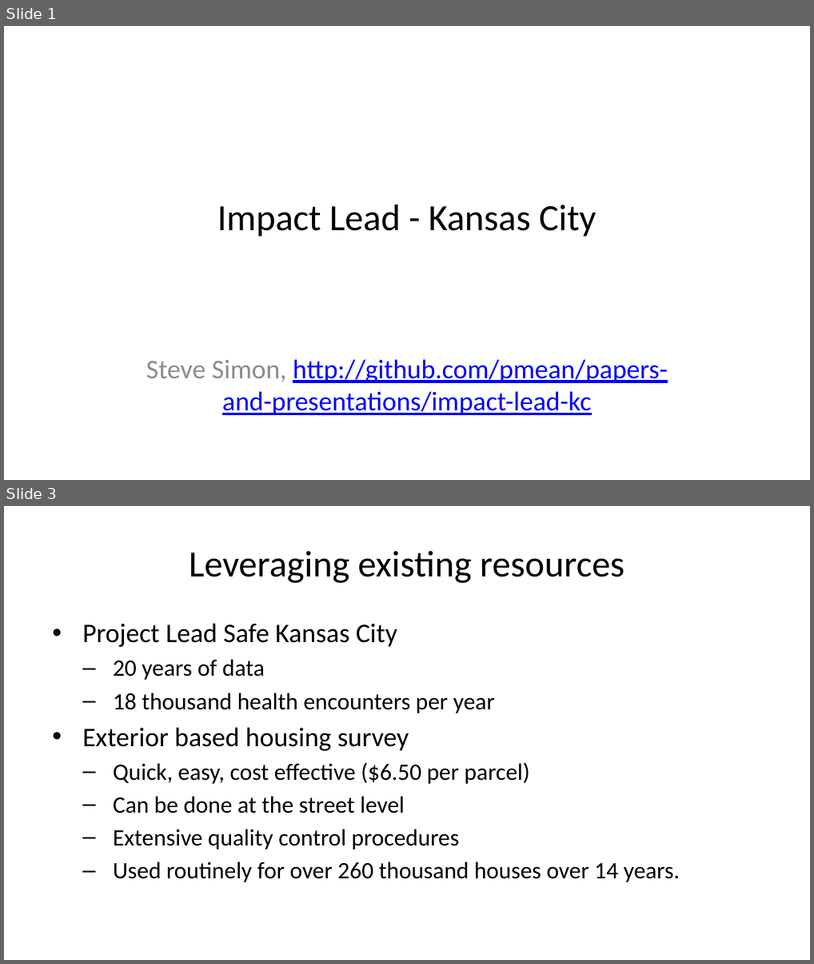
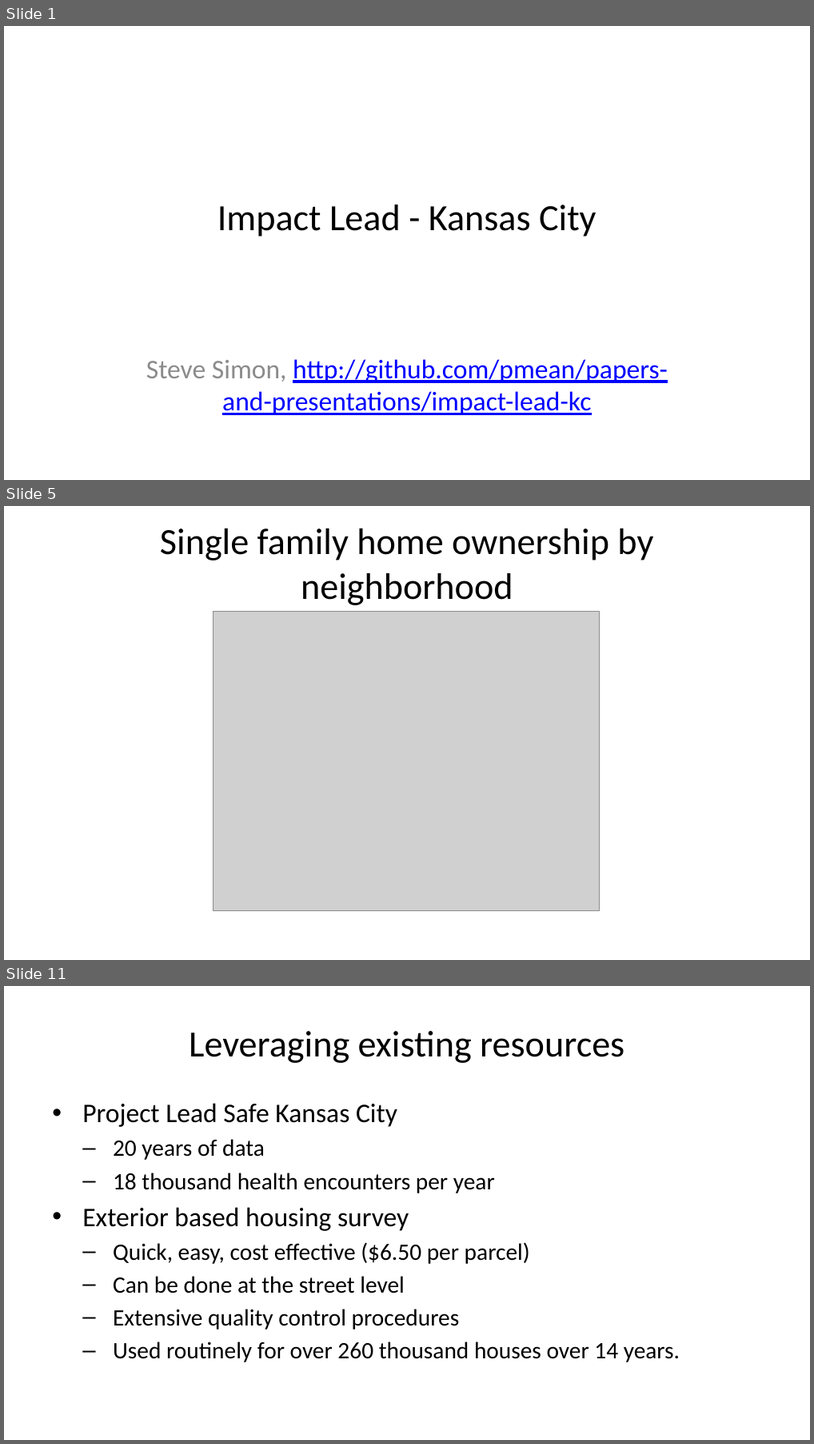
Before and after one commit to pmean/papers-and-presentations, a slide deck: kc-lead-impact/results/dbhi-presentation.pptx. Shown one above the other, each under a label of ours: slides 1 and 3 before the commit, slides 1, 5 and 11 after it; the slides between them are not shown. The pictures are 814x964 and 814x1444 pixels, drawn with LibreOffice and Linux fonts; fonts in the diff are those of the drawing; grey boxes stand for pictures. Boxes give left, top, right and bottom in pixels: in the first picture for what was removed or moved away, otherwise in the second. Text is boxed around its words. In the diff, an @@ line names an element or a change of style, - is before the commit and + after.

Commit message:
Added hud image to dbhi-presentation

```diff
--- a/kc-lead-impact/results/dbhi-presentation.pptx
+++ b/kc-lead-impact/results/dbhi-presentation.pptx
@@ slide 5 added at bbox=[4, 506, 810, 960], background #FFFFFF @@
@@ title added at bbox=[160, 528, 654, 605], 33 pt, text #000000 @@
+Single family home ownership by neighborhood
@@ picture added at bbox=[214, 612, 600, 911] @@
@@ what was slide 3 is now slide 11 @@
```
Also in this commit, not shown: 8 other slides added, 1 slide removed, 2 other files.
